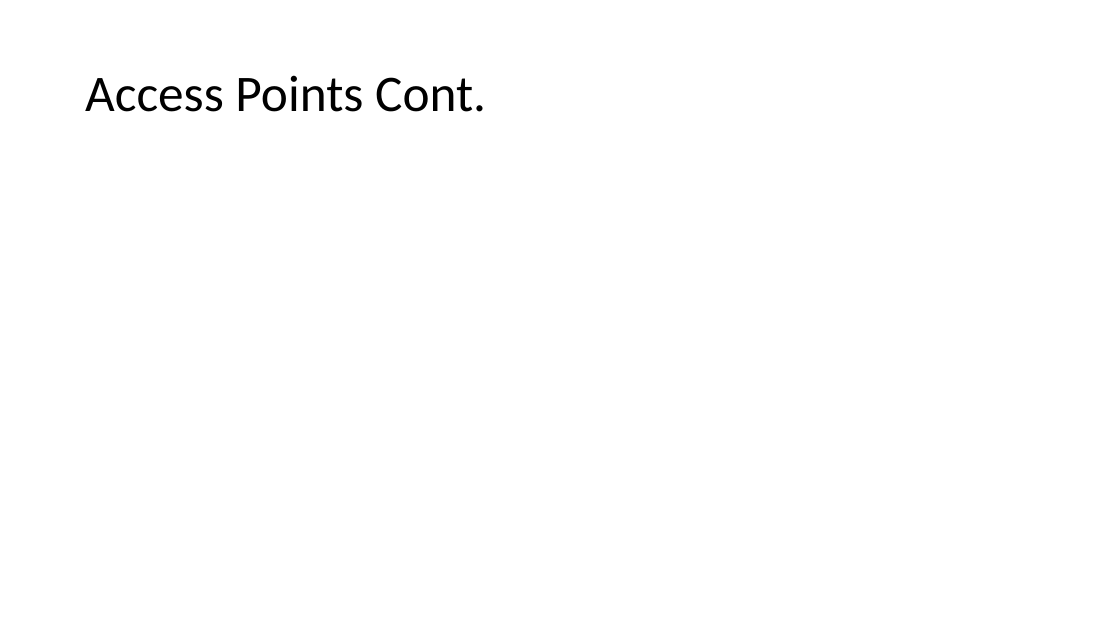
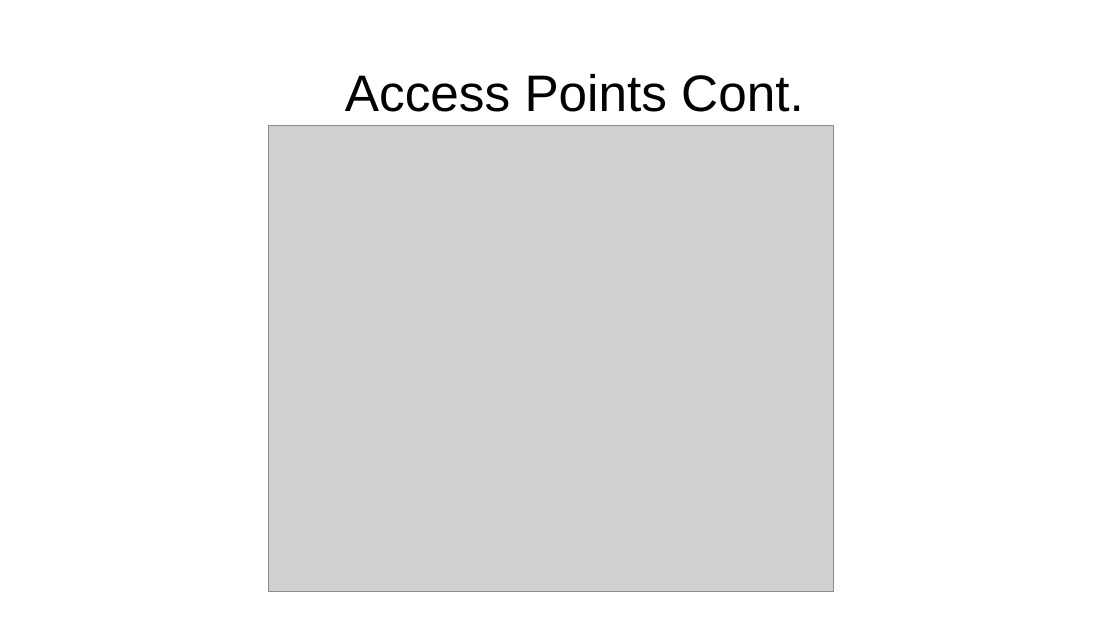
Before and after one commit to xiaohe27/Tasks, a slide deck: slide 10 of Slides/qual-presentation.ppt (slide 11 before the commit). Drawn at 1120x630 pixels with LibreOffice and Linux fonts; fonts in the diff are those of the drawing; grey boxes stand for pictures. Boxes give left, top, right and bottom in pixels: in the first picture for what was removed or moved away, otherwise in the second. Text is boxed around its words. In the diff, an @@ line names an element or a change of style, - is before the commit and + after.

```diff
--- a/Slides/qual-presentation.ppt
+++ b/Slides/qual-presentation.ppt
@@ title "Access Points Cont.": place and size @@
-title "Access Points Cont." at (85, 75, 486, 112)
+title "Access Points Cont." at (345, 73, 804, 112)
@@ title "Access Points Cont." at (345, 73, 804, 112): font Calibri to Arial; alignment left to centre @@
@@ picture added at (269, 125, 833, 591) @@
```
Also in this commit, not shown: 14 other slides changed, 4 slides added, 3 slides removed, 2 other files.
